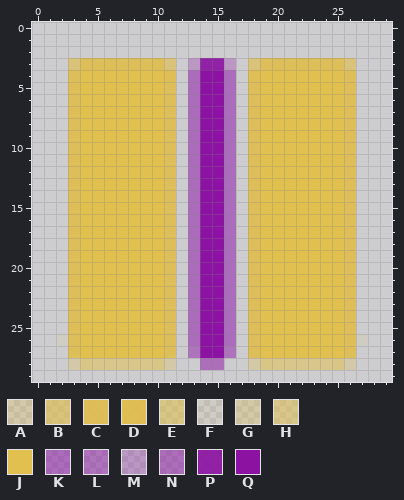
Edited in one commit: pixel-art sprite (src-tauri/icons/Square30x30Logo.png). That is the earlier state.
The file is 30x30 pixels. Pixels under 10% opacity are left out. Colours within 5 levels of each other are drawn and written as one.
Palette (. is transparent): A #e0bf4e4c  B #dfbd50ac  C #dfbd50ed  D #dfbd50f6  E #e1c04e90  F #e1c04f1a  G #e1c04f52  H #e1c04f89  J #e1c04f  K #8709a57d  L #880ba475  M #8b10a247  N #8c12a181  P #8c12a1ea  Q #8c13a1
Pixels before, first column x 2:
 3 .BCCCCCCCB.MPPM.BCCCCCCCB.
 4 .CJJJJJJJD.KQQK.DJJJJJJJC.
 5 .CJJJJJJJC.KQQK.CJJJJJJJC.
 6 .CJJJJJJJC.KQQK.CJJJJJJJC.
 7 .CJJJJJJJC.KQQK.CJJJJJJJC.
 8 .CJJJJJJJC.KQQK.CJJJJJJJC.
 9 .CJJJJJJJC.KQQK.CJJJJJJJC.
10 .CJJJJJJJC.KQQK.CJJJJJJJC.
11 .CJJJJJJJC.KQQK.CJJJJJJJC.
12 .CJJJJJJJC.KQQK.CJJJJJJJC.
13 .CJJJJJJJC.KQQK.CJJJJJJJC.
14 .CJJJJJJJC.KQQK.CJJJJJJJC.
15 .CJJJJJJJC.KQQK.CJJJJJJJC.
16 .CJJJJJJJC.KQQK.CJJJJJJJC.
17 .CJJJJJJJC.KQQK.CJJJJJJJC.
18 .CJJJJJJJC.KQQK.CJJJJJJJC.
19 .CJJJJJJJC.KQQK.CJJJJJJJC.
20 .CJJJJJJJC.KQQK.CJJJJJJJC.
21 .CJJJJJJJC.KQQK.CJJJJJJJC.
22 .CJJJJJJJC.KQQK.CJJJJJJJC.
23 .CJJJJJJJC.KQQK.CJJJJJJJC.
24 .CJJJJJJJC.KQQK.CJJJJJJJC.
25 .CJJJJJJJC.KQQK.CJJJJJJJC.
26 FCJJJJJJJC.KQQK.CJJJJJJJCF
27 .CJJJJJJJC.LQQL.CJJJJJJJC.
28 .AEHHHHHEG..NN..GEHHHHHEA.
And afterwards:
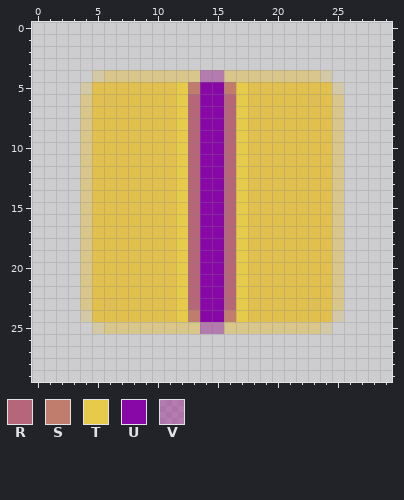
Colours new in this view: R #b56679  S #c07d6e  T #e6ca4a  U #8708a6  V #9d349189
Changes in this commit:
{"y":3,"x":3,"old":"BCCCCCCCB","new":"........."}
{"y":3,"x":13,"old":"MPPM","new":"...."}
{"y":3,"x":18,"old":"BCCCCCCCB","new":"........."}
{"y":4,"x":3,"old":"CJJJJJJJD.KQQK.DJJJJJJJC","new":"..GHHHHHHHHVVHHHHHHHHG.."}
{"y":5,"x":3,"old":"CJ","new":".G"}
{"y":5,"x":11,"old":"C.KQQK.C","new":"JTSUUSTJ"}
{"y":5,"x":25,"old":"JC","new":"G."}
{"y":6,"x":3,"old":"CJ","new":".H"}
{"y":6,"x":6,"old":"J","new":"D"}
{"y":6,"x":11,"old":"C.KQQK.C","new":"JTRUURTJ"}
{"y":6,"x":23,"old":"J","new":"D"}
{"y":6,"x":25,"old":"JC","new":"H."}
{"y":7,"x":3,"old":"CJ","new":".H"}
{"y":7,"x":11,"old":"C.KQQK.C","new":"JTRUURTJ"}
{"y":7,"x":25,"old":"JC","new":"H."}
{"y":8,"x":3,"old":"CJ","new":".H"}
{"y":8,"x":11,"old":"C.KQQK.C","new":"JTRUURTJ"}
{"y":8,"x":25,"old":"JC","new":"H."}
{"y":9,"x":3,"old":"CJ","new":".H"}
{"y":9,"x":11,"old":"C.KQQK.C","new":"JTRUURTJ"}
{"y":9,"x":25,"old":"JC","new":"H."}
{"y":10,"x":3,"old":"CJ","new":".H"}
{"y":10,"x":11,"old":"C.KQQK.C","new":"JTRUURTJ"}
{"y":10,"x":25,"old":"JC","new":"H."}
{"y":11,"x":3,"old":"CJ","new":".H"}
{"y":11,"x":11,"old":"C.KQQK.C","new":"JTRUURTJ"}
{"y":11,"x":25,"old":"JC","new":"H."}
{"y":12,"x":3,"old":"CJ","new":".H"}
{"y":12,"x":11,"old":"C.KQQK.C","new":"JTRUURTJ"}
{"y":12,"x":25,"old":"JC","new":"H."}
{"y":13,"x":3,"old":"CJ","new":".H"}
{"y":13,"x":11,"old":"C.KQQK.C","new":"JTRUURTJ"}
{"y":13,"x":25,"old":"JC","new":"H."}
{"y":14,"x":3,"old":"CJ","new":".H"}
{"y":14,"x":11,"old":"C.KQQK.C","new":"JTRUURTJ"}
{"y":14,"x":25,"old":"JC","new":"H."}
{"y":15,"x":3,"old":"CJ","new":".H"}
{"y":15,"x":11,"old":"C.KQQK.C","new":"JTRUURTJ"}
{"y":15,"x":25,"old":"JC","new":"H."}
{"y":16,"x":3,"old":"CJ","new":".H"}
{"y":16,"x":11,"old":"C.KQQK.C","new":"JTRUURTJ"}
{"y":16,"x":25,"old":"JC","new":"H."}
{"y":17,"x":3,"old":"CJ","new":".H"}
{"y":17,"x":11,"old":"C.KQQK.C","new":"JTRUURTJ"}
{"y":17,"x":25,"old":"JC","new":"H."}
{"y":18,"x":3,"old":"CJ","new":".H"}
{"y":18,"x":11,"old":"C.KQQK.C","new":"JTRUURTJ"}
{"y":18,"x":25,"old":"JC","new":"H."}
{"y":19,"x":3,"old":"CJ","new":".H"}
{"y":19,"x":11,"old":"C.KQQK.C","new":"JTRUURTJ"}
{"y":19,"x":25,"old":"JC","new":"H."}
{"y":20,"x":3,"old":"CJ","new":".H"}
{"y":20,"x":11,"old":"C.KQQK.C","new":"JTRUURTJ"}
{"y":20,"x":25,"old":"JC","new":"H."}
{"y":21,"x":3,"old":"CJ","new":".H"}
{"y":21,"x":11,"old":"C.KQQK.C","new":"JTRUURTJ"}
{"y":21,"x":25,"old":"JC","new":"H."}
{"y":22,"x":3,"old":"CJ","new":".H"}
{"y":22,"x":11,"old":"C.KQQK.C","new":"JTRUURTJ"}
{"y":22,"x":25,"old":"JC","new":"H."}
{"y":23,"x":3,"old":"CJ","new":".H"}
{"y":23,"x":6,"old":"J","new":"D"}
{"y":23,"x":11,"old":"C.KQQK.C","new":"JTRUURTJ"}
{"y":23,"x":23,"old":"J","new":"D"}
{"y":23,"x":25,"old":"JC","new":"H."}
{"y":24,"x":3,"old":"CJ","new":".G"}
{"y":24,"x":11,"old":"C.KQQK.C","new":"JTSUUSTJ"}
{"y":24,"x":25,"old":"JC","new":"G."}
{"y":25,"x":3,"old":"CJJJJJJJC.KQQK.CJJJJJJJC","new":"..GHHHHHHHHVVHHHHHHHHG.."}
{"y":26,"x":2,"old":"FCJJJJJJJC","new":".........."}
{"y":26,"x":13,"old":"KQQK","new":"...."}
{"y":26,"x":18,"old":"CJJJJJJJCF","new":".........."}
{"y":27,"x":3,"old":"CJJJJJJJC","new":"........."}
{"y":27,"x":13,"old":"LQQL","new":"...."}
{"y":27,"x":18,"old":"CJJJJJJJC","new":"........."}
{"y":28,"x":3,"old":"AEHHHHHEG","new":"........."}
{"y":28,"x":14,"old":"NN","new":".."}
{"y":28,"x":18,"old":"GEHHHHHEA","new":"........."}
